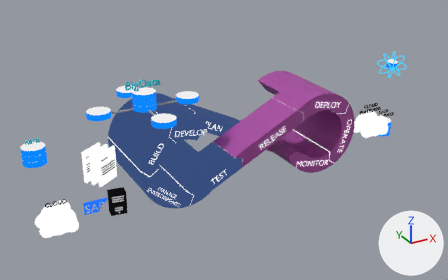
Before and after pictures for a commit that changed the glTF model DataOps.glb.
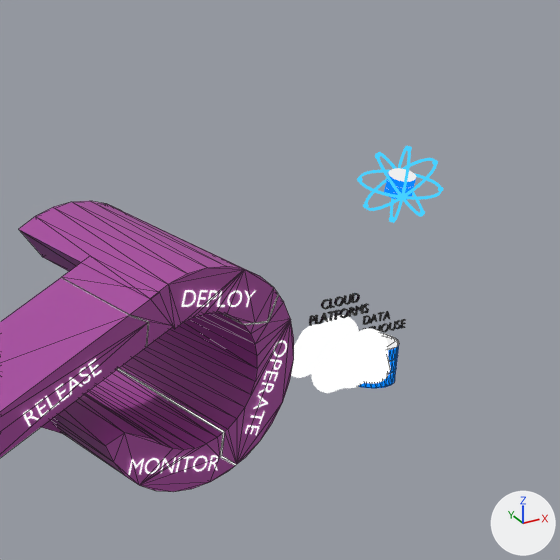
Each version appears first whole from a 50 mm lens placed at (-6.75, -11.56, 6.45), pointed at (-0.34, 0.08, 0.63), and next in a close-up on the part from 56% to 100% of the width and 0% to 70% of the height. Lighting does not change. The marker at lower right points along +X, +Y and +Z. The close-ups show mesh edges as thin lines. Where no turn or scale is listed for an object, it has been applied to the vertices.

The older version as bpy lines, for what is in view:
```python
me_cylinder_002 = bpy.data.meshes.new('Cylinder.002')
me_cylinder_002.from_pydata(...)  # 328 vertices, 640 faces; spans x -2.79..2.79, y -0.85..1.15, z -1.0..1.01
# faces by material slot: [276, 254, 110]
me_cylinder_002.materials.append(mat_material_001)  # black #000000
me_cylinder_002.materials.append(mat_material_002)  # pink #a6459e
me_cylinder_002.materials.append(mat_material_004)  # black #000000
me_mesh_001 = bpy.data.meshes.new('Mesh.001')
me_mesh_001.from_pydata(...)  # 1128 vertices, 2248 faces; spans x -0.144..0.626, y -0.196..0.536, z -0.144..0.374
me_mesh_001.materials.append(mat_material_015)  # black #000000
ob_bi = bpy.data.objects.new('BI', None)
ob_bi.location = (3.53, 0.49, 1.75)
ob_bi.rotation_euler = (1.571, 0.0, 0.291)  # degrees (90, 0, 17)
ob_bi.scale = (0.25, 0.25, 0.25)
ob_cylinder_002 = bpy.data.objects.new('Cylinder.002', me_cylinder_002)
ob_cylinder_002.location = (0.015, 0.048, 0.67)
ob_mball_001 = bpy.data.objects.new('Mball.001', me_mesh_001)
ob_mball_001.location = (3.274, -0.732, 0.388)
# also in view: 'Cylinder' at (4.59, 0.0, 1.76)
```
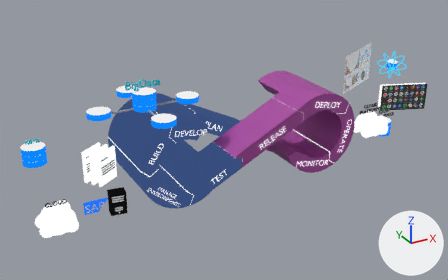
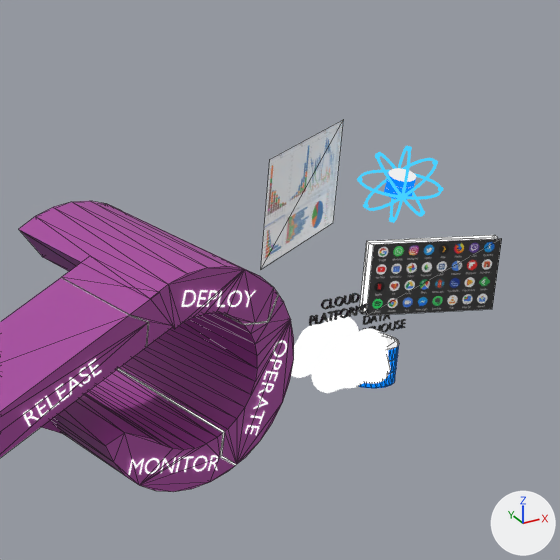
Commit message: Actualización objeto DataOps
Se realiza la actualización del objeto de Data Ops en formato glb

Location of each change, [x1, y1, x2, y2] in pixels of the close-ups (560 x 560 px):
'450_1000', added (black): after [366, 238, 502, 316]
'BI', now drawn: after [261, 119, 344, 269]
'Cube.002', added: after [359, 235, 497, 314]

Patch to the scene script:
```diff
--- a/DataOps.glb.py
+++ b/DataOps.glb.py
@@ img_bi @@
+img_bi = load_image('BI', '_unpacked/BI', 800, 495, 'sRGB')
@@ img_450_1000_webp @@
+img_450_1000_webp = load_image('450_1000.webp', '_unpacked/450_1000.webp', 450, 254, 'sRGB')
@@ mat_bi_002 @@
+mat_bi_002 = principled_material('BI.002')
+mat_bi_002.texture = img_bi  # with its transparency
@@ mat_450_1000 @@
+mat_450_1000 = principled_material('450_1000')
+mat_450_1000.texture = img_450_1000_webp  # with its transparency
@@ mat_material_019 @@
+mat_material_019 = principled_material('Material.019')
+mat_material_019.base_color = (0.0, 0.0, 0.0)  # black #000000
+mat_material_019.metallic = 1.0
+mat_material_019.roughness = 1.0
+mat_material_019.emission_strength = 1.0
@@ me_bi_002 @@
+me_bi_002.from_pydata(...)  # 4 vertices, 2 faces; spans x -0.81..0.81, y -0.5..0.5, z 0.0
+me_bi_002.materials.append(mat_bi_002)  # picture img_bi
@@ me_450_1000 @@
+me_450_1000.from_pydata(...)  # 4 vertices, 2 faces; spans x -0.568..0.568, y -0.217..0.217, z -0.343..0.343
+me_450_1000.materials.append(mat_450_1000)  # picture img_450_1000_webp
@@ me_cube_001 @@
+me_cube_001.from_pydata([(-0.56, 0.246, -0.343), (-0.56, 0.246, 0.343), (0.581, -0.19, -0.343), (0.581, -0.19, 0.343), (-0.581, 0.19, -0.343), (-0.581, 0.19, 0.343), (0.56, -0.246, -0.343), (0.56, -0.246, 0.343)], [], [(0, 1, 3), (0, 3, 2), (2, 3, 7), (2, 7, 6), (6, 7, 5), (6, 5, 4), (4, 5, 1), (4, 1, 0), (2, 6, 4), (2, 4, 0), (7, 3, 1), (7, 1, 5)])
+me_cube_001.materials.append(mat_material_019)  # black #000000
@@ ob_bi @@
-ob_bi = bpy.data.objects.new('BI', None)
-ob_bi.location = (3.53, 0.49, 1.75)
-ob_bi.rotation_euler = (1.571, 0.0, 0.291)  # degrees (90, 0, 17)
-ob_bi.scale = (0.25, 0.25, 0.25)
+ob_bi = bpy.data.objects.new('BI', me_bi_002)
+ob_bi.location = (3.669, 0.252, 1.747)
+ob_bi.rotation_euler = (1.571, 0.0, 0.461)  # degrees (90, 0, 26)
@@ ob_450_1000 @@
+ob_450_1000 = bpy.data.objects.new('450_1000', me_450_1000)
+ob_450_1000.location = (4.697, -0.443, 0.979)
@@ ob_cube_002 @@
+ob_cube_002 = bpy.data.objects.new('Cube.002', me_cube_001)
+ob_cube_002.location = (4.701, -0.364, 0.979)
```
